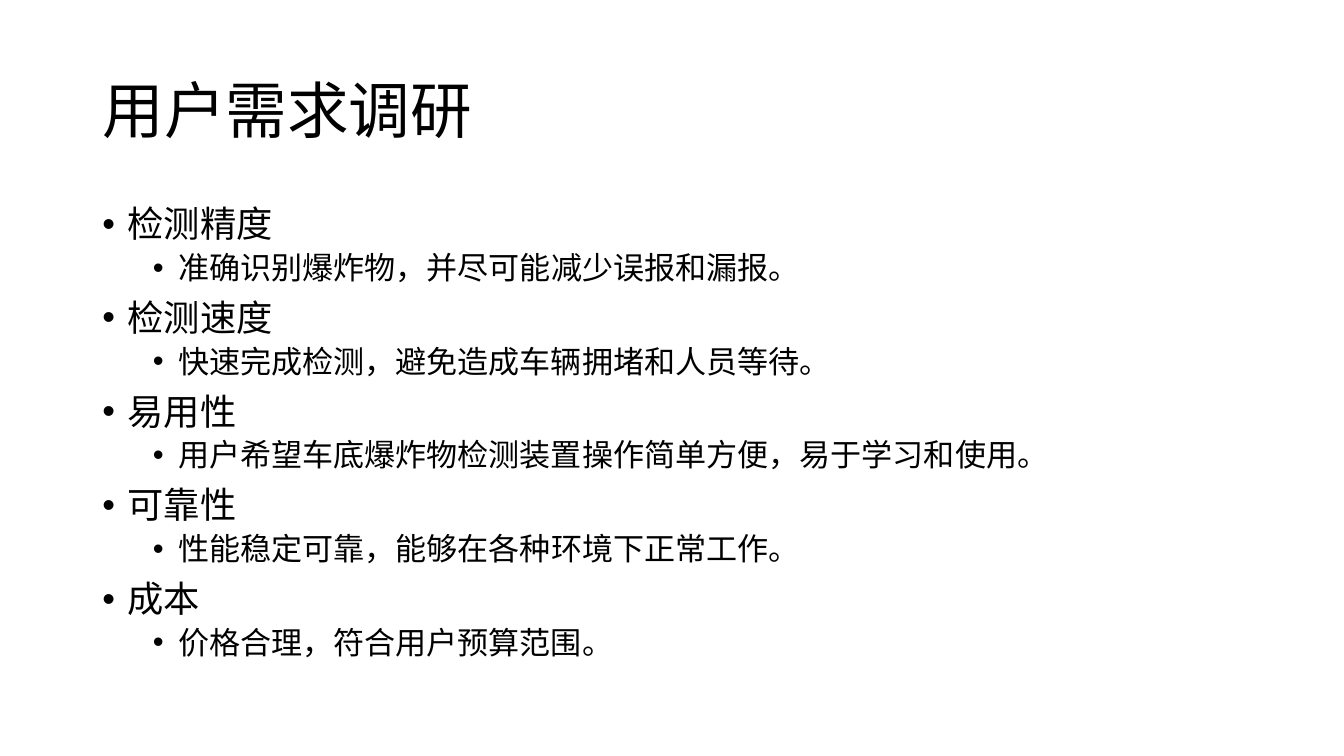
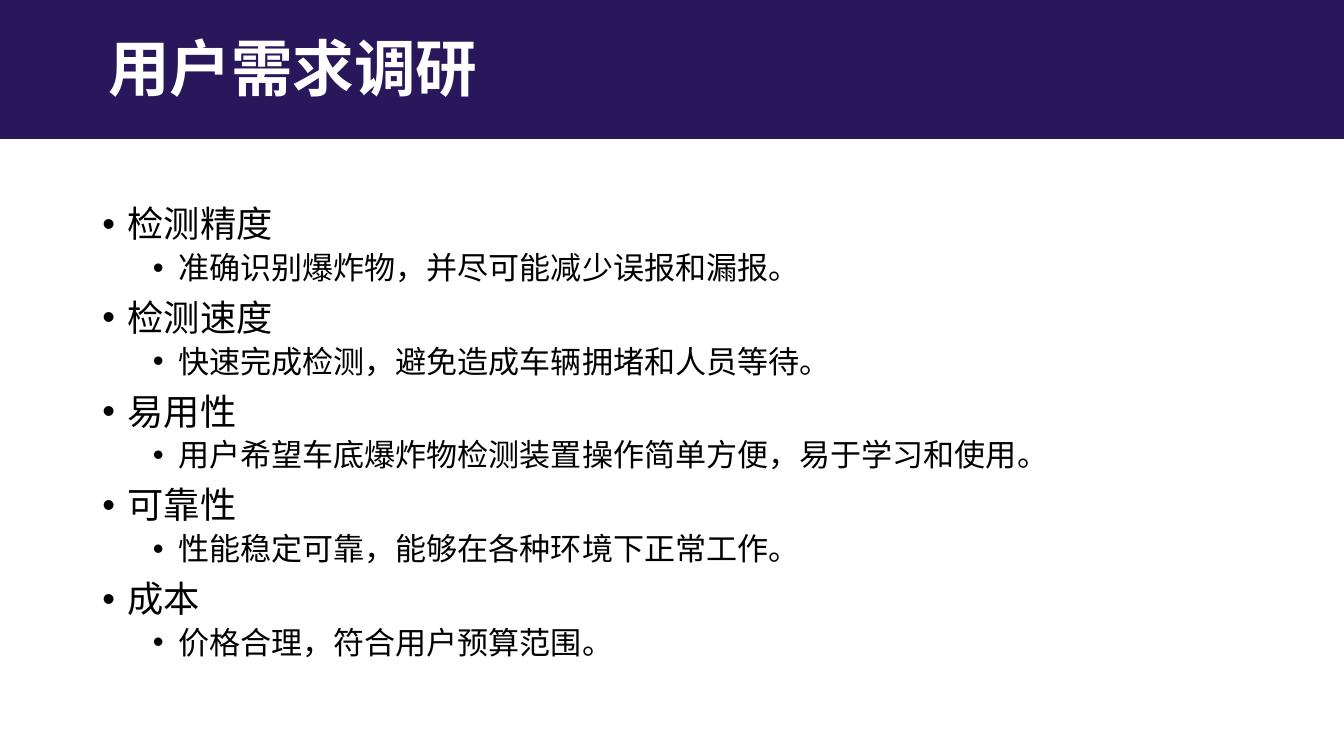
Before and after one commit to lizhenbang56/Papers, a slide deck: slide 5 of papers/车底检测/车底爆炸物检测装置产品立项报告.pptx (slide 8 before the commit). Drawn at 1344x756 pixels with LibreOffice and Linux fonts; fonts in the diff are those of the drawing. Boxes give left, top, right and bottom in pixels: in the first picture for what was removed or moved away, otherwise in the second. Text is boxed around its words. In the diff, an @@ line names an element or a change of style, - is before the commit and + after.

```diff
--- a/papers/车底检测/车底爆炸物检测装置产品立项报告.pptx
+++ b/papers/车底检测/车底爆炸物检测装置产品立项报告.pptx
@@ rectangle added at bbox=[0, 0, 1344, 139], fill #29175B @@
@@ title "用户需求调研": place and size @@
-title "用户需求调研" at bbox=[102, 81, 472, 138]
+title "用户需求调研" at bbox=[108, 38, 478, 97]
@@ title "用户需求调研" at bbox=[108, 38, 478, 97]: text colour #000000 to #FFFFFF, bold on @@
```
Also in this commit, not shown: 32 other slides changed, 3 slides added, 10 other files.
